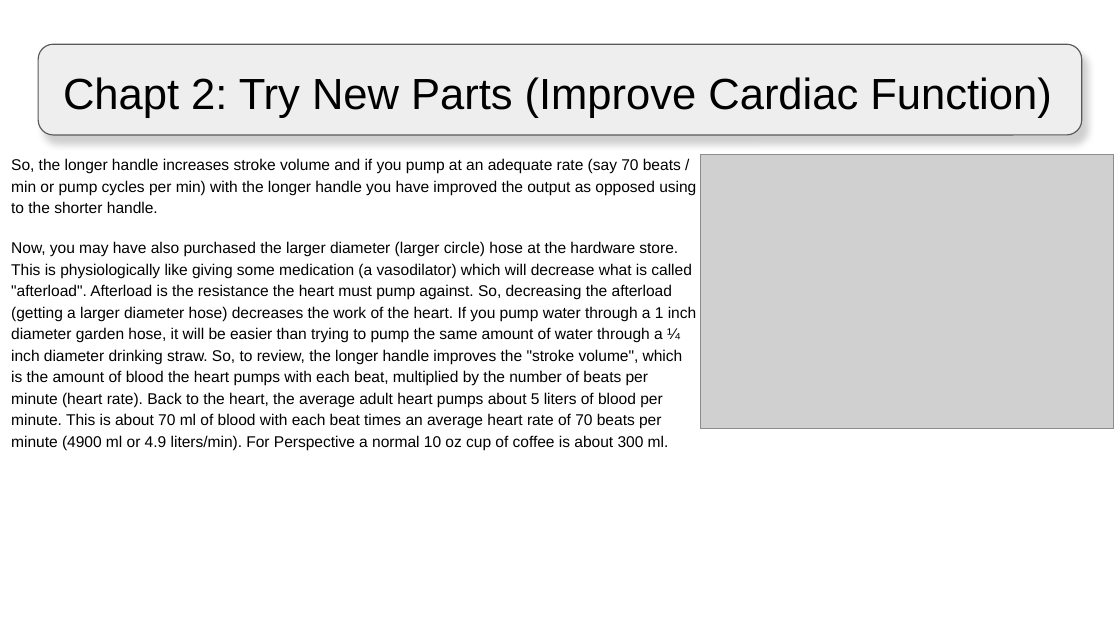
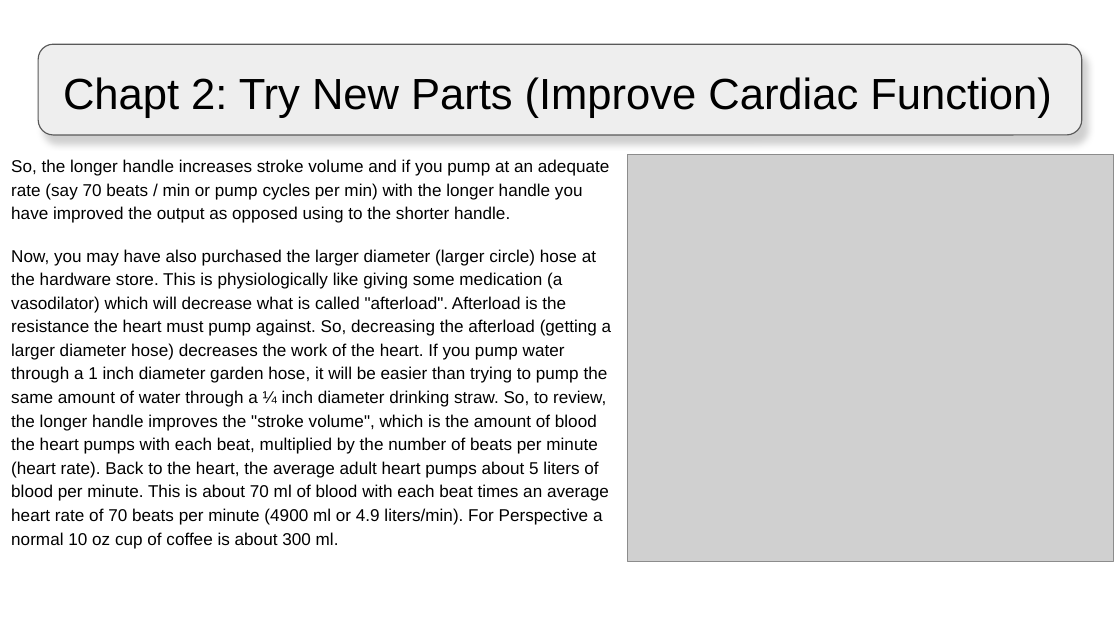
Before and after one commit to lkaicher/HeartBasement, a slide deck: slide 3 of Assets/Game/Gui/Explanation/Sprites/CHF Slides.pptx. Drawn at 1120x630 pixels with LibreOffice and Linux fonts; fonts in the diff are those of the drawing; grey boxes stand for pictures; background and template pictures are left out. Boxes give left, top, right and bottom in pixels: in the first picture for what was removed or moved away, otherwise in the second. Text is boxed around its words. In the diff, an @@ line names an element or a change of style, - is before the commit and + after.

```diff
--- a/Assets/Game/Gui/Explanation/Sprites/CHF Slides.pptx
+++ b/Assets/Game/Gui/Explanation/Sprites/CHF Slides.pptx
@@ text "So, the longer handle increases ..." at bbox=[11, 159, 612, 549]: size 10 to 11 pt @@
@@ picture: place and size @@
-picture at bbox=[700, 155, 1113, 429]
+picture at bbox=[627, 155, 1113, 561]
```
Also in this commit, not shown: 7 other slides changed, 22 other files.
